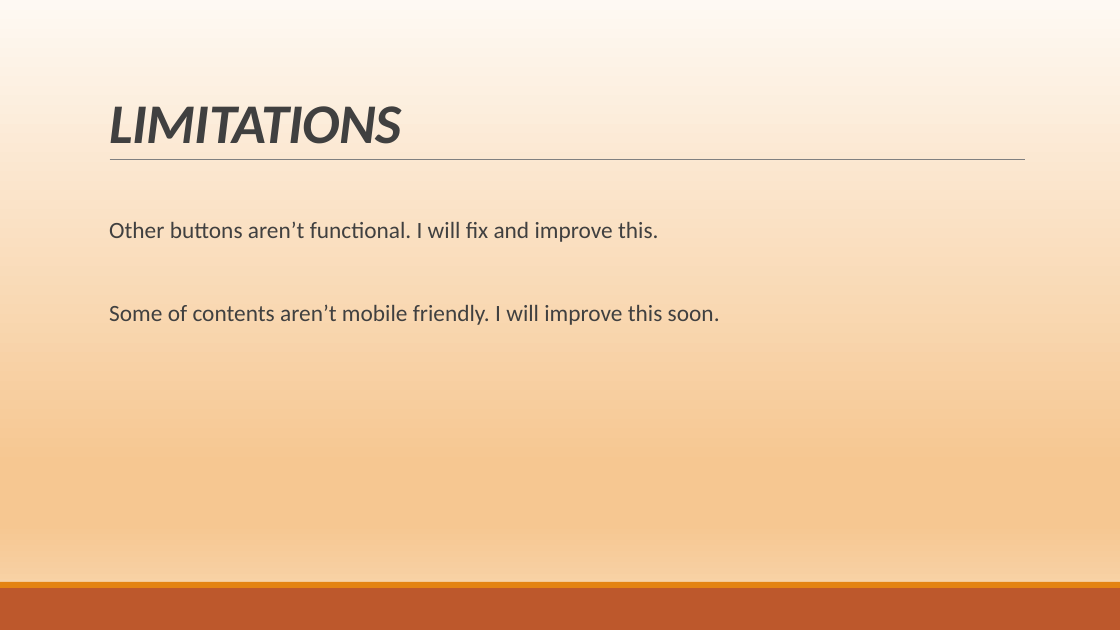
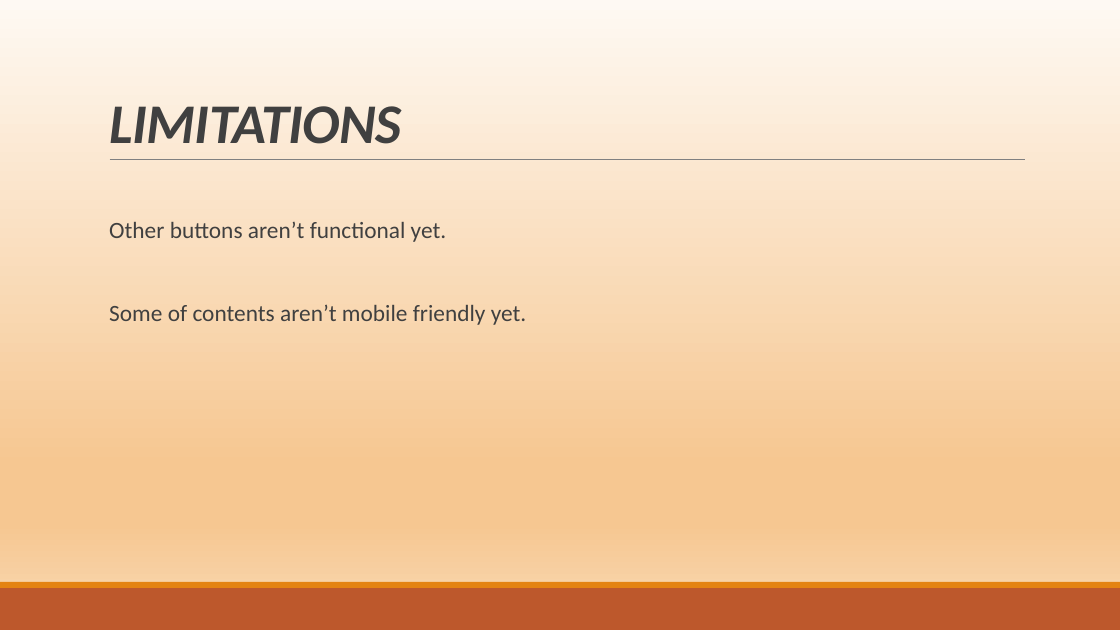
Before and after one commit to IANNY002/kodego_project_1, a slide deck: slide 5 of MINI PROJECT 1.pptx. Drawn at 1120x630 pixels with LibreOffice and Linux fonts; fonts in the diff are those of the drawing. Boxes give left, top, right and bottom in pixels: in the first picture for what was removed or moved away, otherwise in the second. Text is boxed around its words. In the diff, an @@ line names an element or a change of style, - is before the commit and + after.

```diff
--- a/MINI PROJECT 1.pptx
+++ b/MINI PROJECT 1.pptx
@@ text at [109,222,527,325]: text changed @@
-  Other buttons aren’t functional. I will fix and improve this.
-  Some of contents aren’t mobile friendly. I will improve this soon.
+  Other buttons aren’t functional yet.
+  Some of contents aren’t mobile friendly yet.
```
Also in this commit, not shown: 2 other slides changed, 8 other files.
